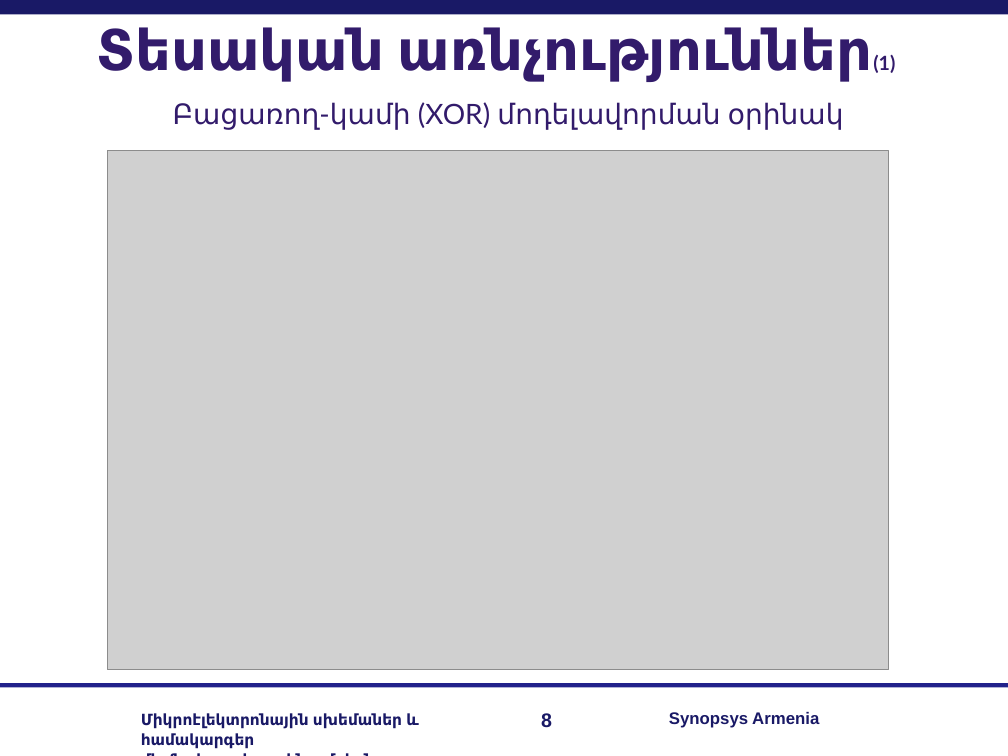
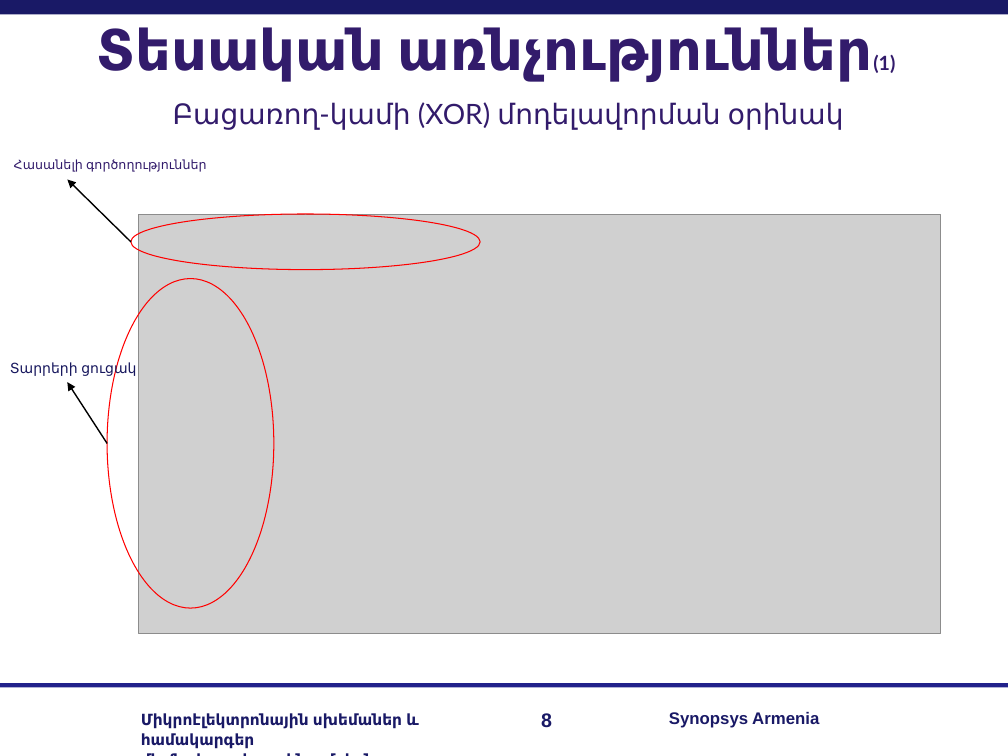
Before and after one commit to RazKarapetyan/Master_thesis, a slide deck: slide 8 of My real work/my_master_slides.ppt. Drawn at 1008x756 pixels with LibreOffice and Linux fonts; fonts in the diff are those of the drawing; grey boxes stand for pictures; background and template pictures are left out. Boxes give left, top, right and bottom in pixels: in the first picture for what was removed or moved away, otherwise in the second. Text is boxed around its words. In the diff, an @@ line names an element or a change of style, - is before the commit and + after.

```diff
--- a/My real work/my_master_slides.ppt
+++ b/My real work/my_master_slides.ppt
@@ text added at bbox=[14, 159, 206, 172], 9 pt, text #321B6B @@
+Հասանելի գործողություններ
@@ arrow added from (131, 242) to (68, 179), #000000 0.99 pt @@
@@ ellipse added at bbox=[131, 214, 481, 269], outline #FF0000 0.74 pt @@
@@ picture: place and size @@
-picture at bbox=[107, 151, 888, 670]
+picture at bbox=[139, 214, 941, 633]
@@ ellipse added at bbox=[107, 278, 273, 608], outline #FF0000 0.74 pt @@
@@ text added at bbox=[10, 361, 136, 376], 10 pt, text #16165D @@
+Տարրերի ցուցակ
@@ arrow added from (107, 444) to (68, 382), #000000 0.99 pt @@
```
Also in this commit, not shown: 4 other slides changed, 1 slide added, 2 slides removed, 5 other files.
